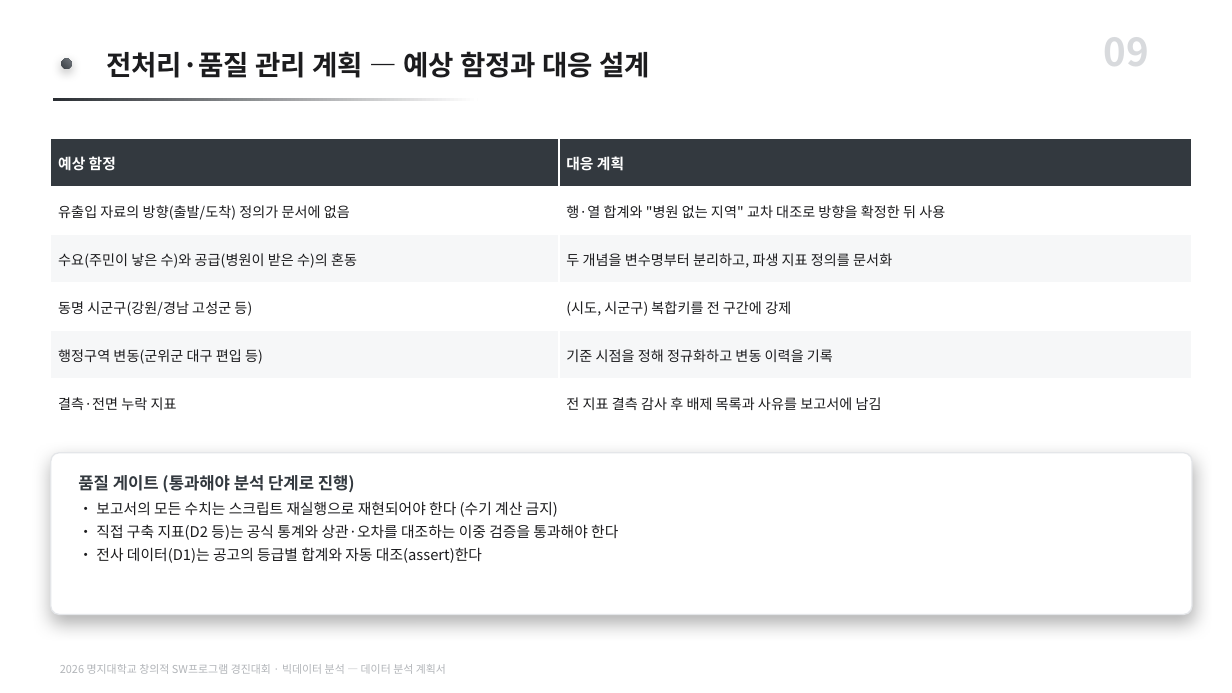
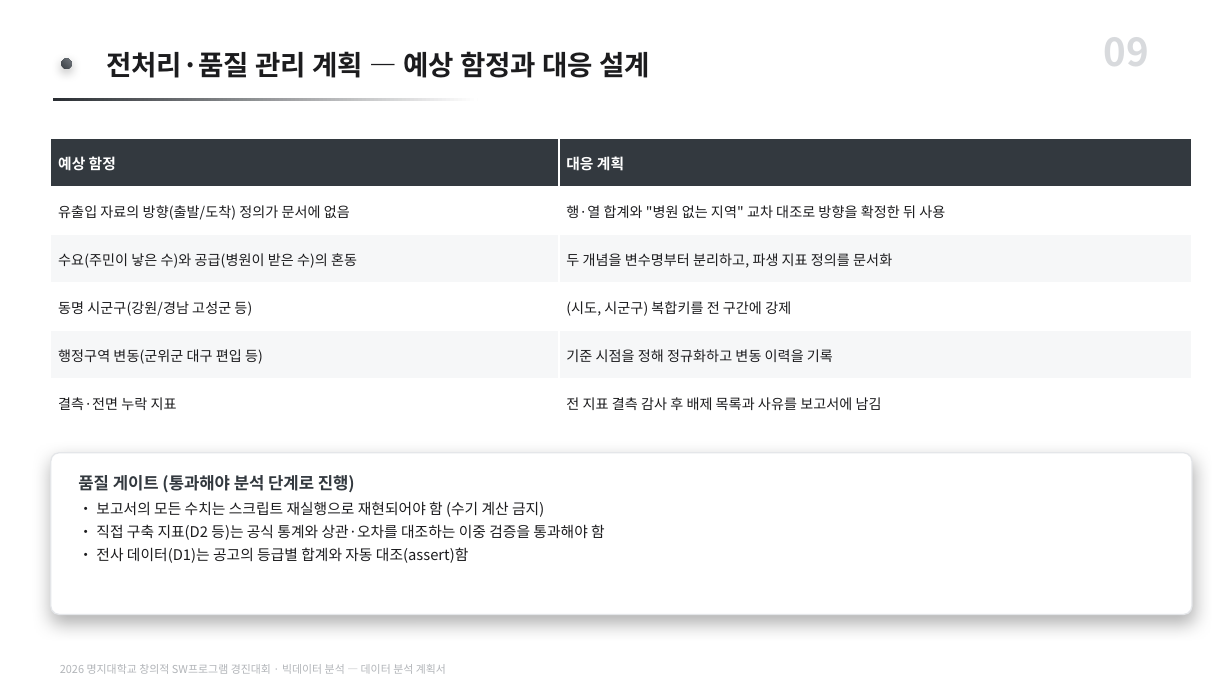
Before and after one commit to karvvan/maternity-care-policy-audit, a slide deck: slide 9 of 04_제출물/데이터분석_계획서.pptx. Drawn at 1232x693 pixels with LibreOffice and Linux fonts; fonts in the diff are those of the drawing. Boxes give left, top, right and bottom in pixels: in the first picture for what was removed or moved away, otherwise in the second. Text is boxed around its words. In the diff, an @@ line names an element or a change of style, - is before the commit and + after.

Commit message:
계획서 PPT 개조식 전환 (44곳)
보고서와 문체를 맞춘다. 종결어미를 ~함/~임/명사형으로 바꾸고, 지시문 성격의
줄("~한다")은 명사구로 정리했다. 잔여 서술체 0.

- 제출본은 문단 치환 44/44로 반영(재생성 아님). 대표자가 직접 고친 문구
  (검증 타겟 1·2, "여전히 존재하는 분만취약지" 등)는 전부 보존.
- 생성기도 같은 문구로 동기화해 재생성 시 되돌아가지 않게 함.
- 결과보고서 PPT는 팀원 작업 중이라 손대지 않음(HOLD). 점검만 수행 — 이상 없음.

```diff
--- a/04_제출물/데이터분석_계획서.pptx
+++ b/04_제출물/데이터분석_계획서.pptx
@@ text at (96, 501, 605, 563): text changed @@
-• 보고서의 모든 수치는 스크립트 재실행으로 재현되어야 한다 (수기 계산 금지)
-• 직접 구축 지표(D2 등)는 공식 통계와 상관·오차를 대조하는 이중 검증을 통과해야 한다
-• 전사 데이터(D1)는 공고의 등급별 합계와 자동 대조(assert)한다
+• 보고서의 모든 수치는 스크립트 재실행으로 재현되어야 함 (수기 계산 금지)
+• 직접 구축 지표(D2 등)는 공식 통계와 상관·오차를 대조하는 이중 검증을 통과해야 함
+• 전사 데이터(D1)는 공고의 등급별 합계와 자동 대조(assert)함
```
Also in this commit, not shown: 9 other slides changed, 2 other files.
